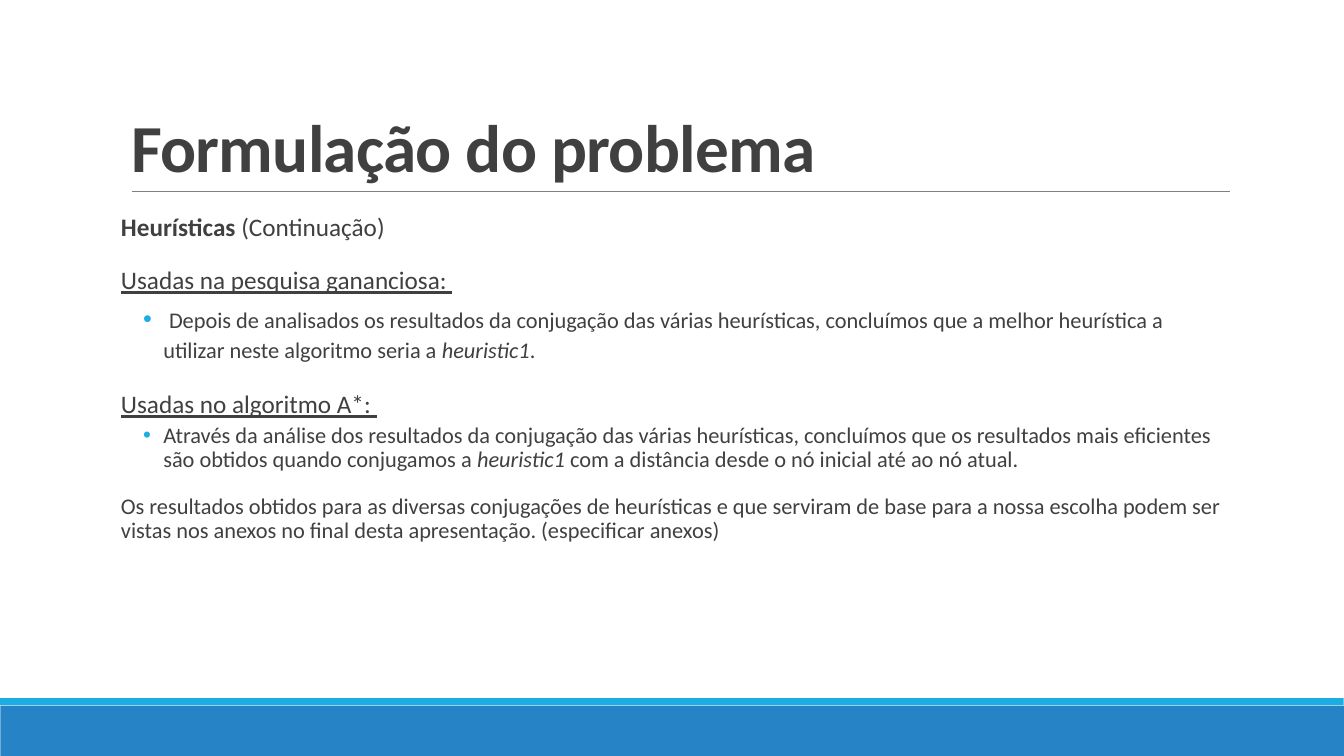
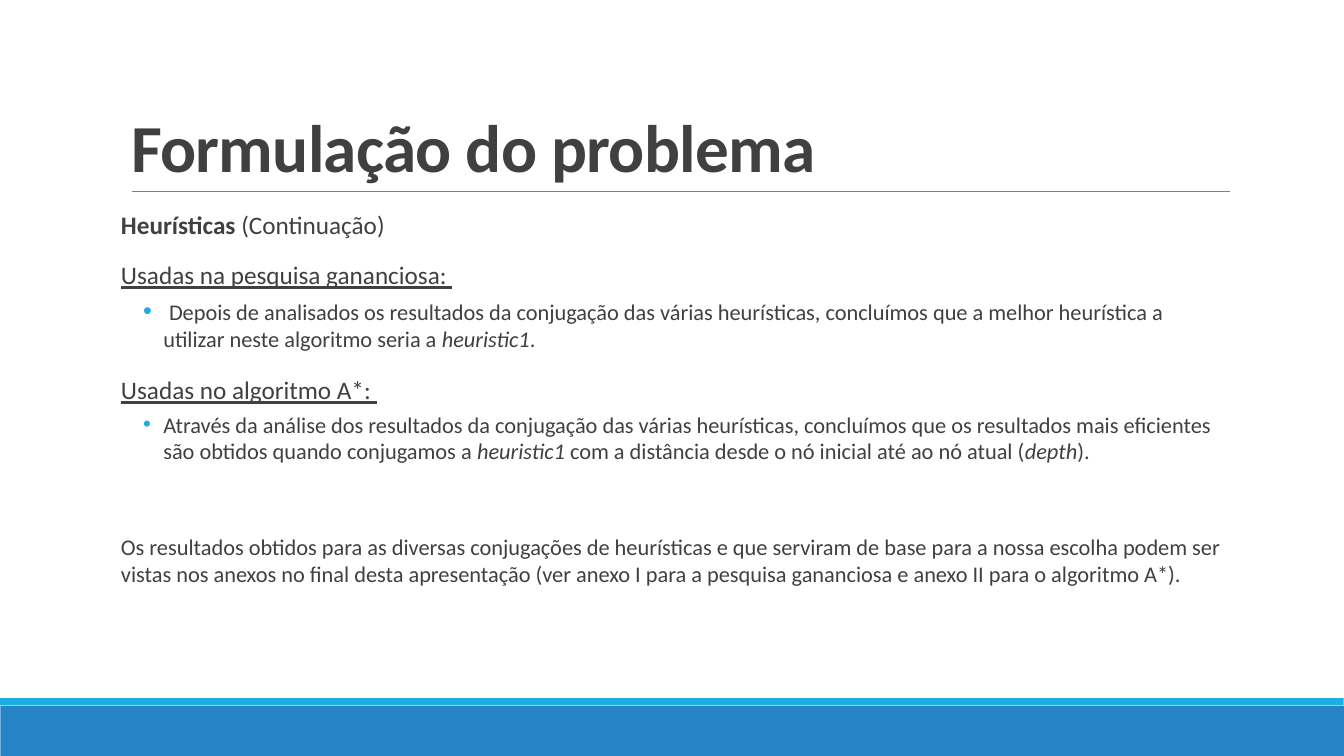
Before and after one commit to pedrovponte/IART-g39, a slide deck: slide 6 of docs/finalpresentation.pptx. Drawn at 1344x756 pixels with LibreOffice and Linux fonts; fonts in the diff are those of the drawing. Boxes give left, top, right and bottom in pixels: in the first picture for what was removed or moved away, otherwise in the second. Text is boxed around its words. In the diff, an @@ line names an element or a change of style, - is before the commit and + after.

```diff
--- a/docs/finalpresentation.pptx
+++ b/docs/finalpresentation.pptx
@@ text at (121, 216, 1163, 404): line spacing 1.1 to 1 @@
@@ text at (121, 417, 1220, 586): text changed @@
-  • Através da análise dos resultados da conjugação das várias heurísticas, concluímos que os resultados mais eficientes são obtidos quando conjugamos a heuristic1 com a distância desde o nó inicial até ao nó atual.
-Os resultados obtidos para as diversas conjugações de heurísticas e que serviram de base para a nossa escolha podem ser vistas nos anexos no final desta apresentação. (especificar anexos)
+  • Através da análise dos resultados da conjugação das várias heurísticas, concluímos que os resultados mais eficientes são obtidos quando conjugamos a heuristic1 com a distância desde o nó inicial até ao nó atual (depth).
+Os resultados obtidos para as diversas conjugações de heurísticas e que serviram de base para a nossa escolha podem ser vistas nos anexos no final desta apresentação (ver anexo I para a pesquisa gananciosa e anexo II para o algoritmo A*).
```
Also in this commit, not shown: 8 other slides changed, 6 slides added, 1 slide removed, 9 other files.
